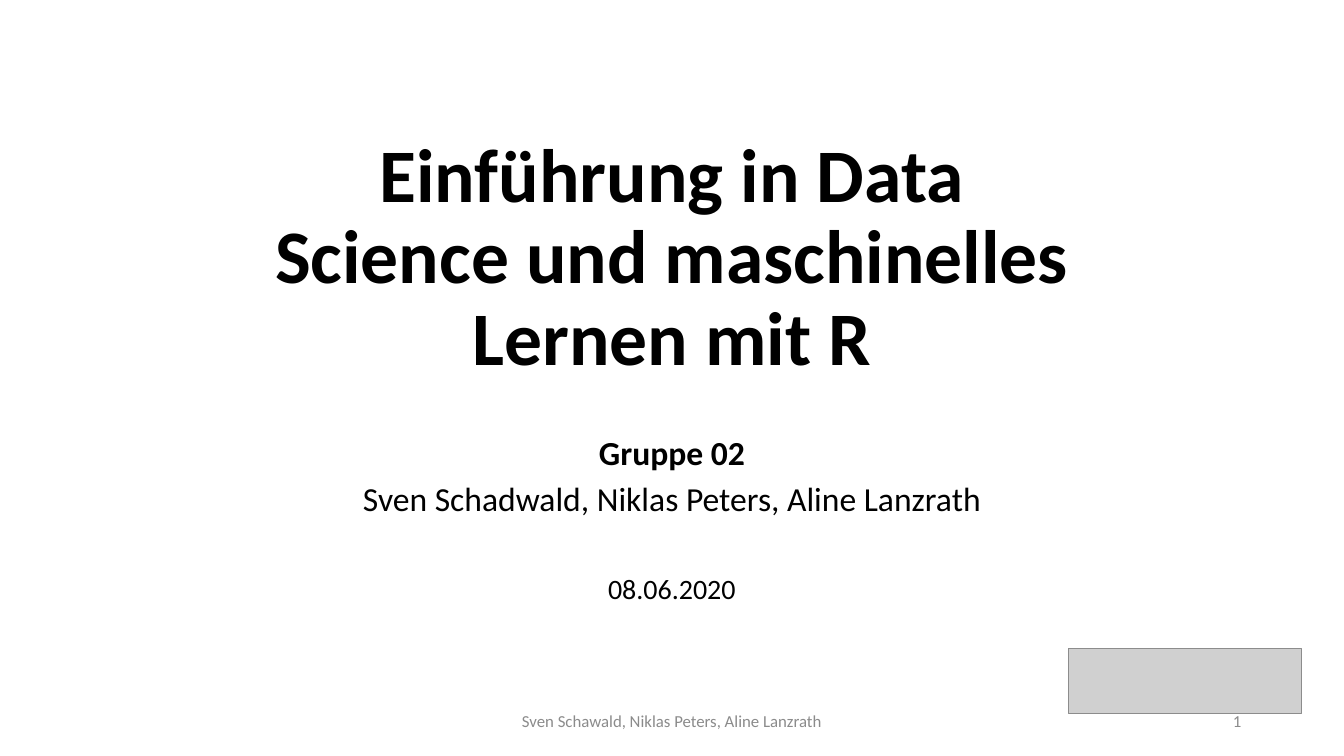
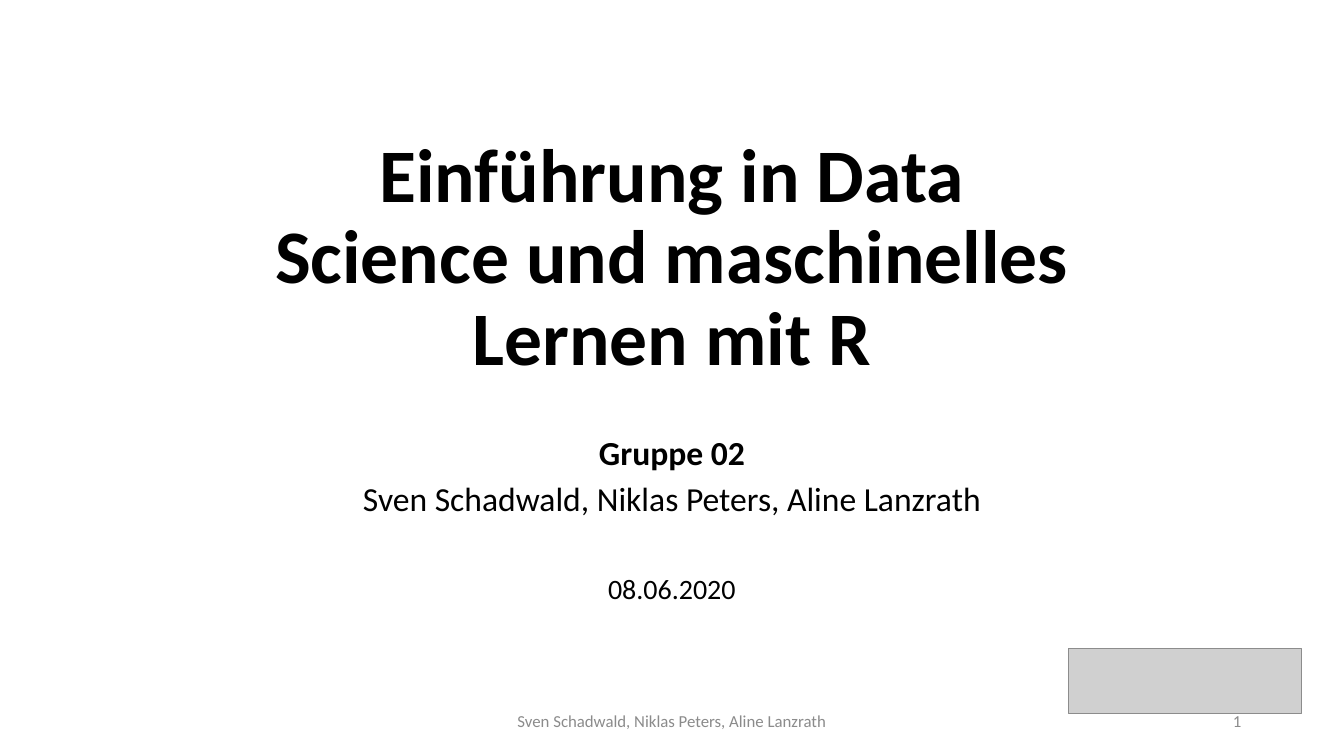
Before and after one commit to Nikiniksn/DataScience-Gruppe_02, a slide deck: slide 1 of Präsentation Gruppe 2.pptx. Drawn at 1344x756 pixels with LibreOffice and Linux fonts; fonts in the diff are those of the drawing; grey boxes stand for pictures. Boxes give left, top, right and bottom in pixels: in the first picture for what was removed or moved away, otherwise in the second. Text is boxed around its words. In the diff, an @@ line names an element or a change of style, - is before the commit and + after.

```diff
--- a/Präsentation Gruppe 2.pptx
+++ b/Präsentation Gruppe 2.pptx
@@ text at [517,715,826,729]: text changed @@
-Sven Schawald, Niklas Peters, Aline Lanzrath
+Sven Schadwald, Niklas Peters, Aline Lanzrath
```
Also in this commit, not shown: 6 other slides changed, 1 slide added, 2 other files.
